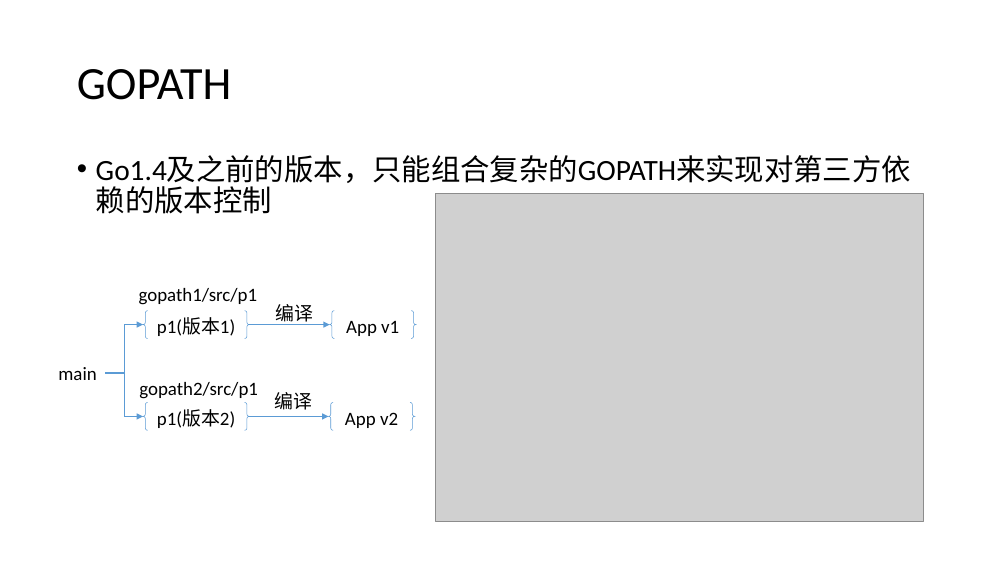
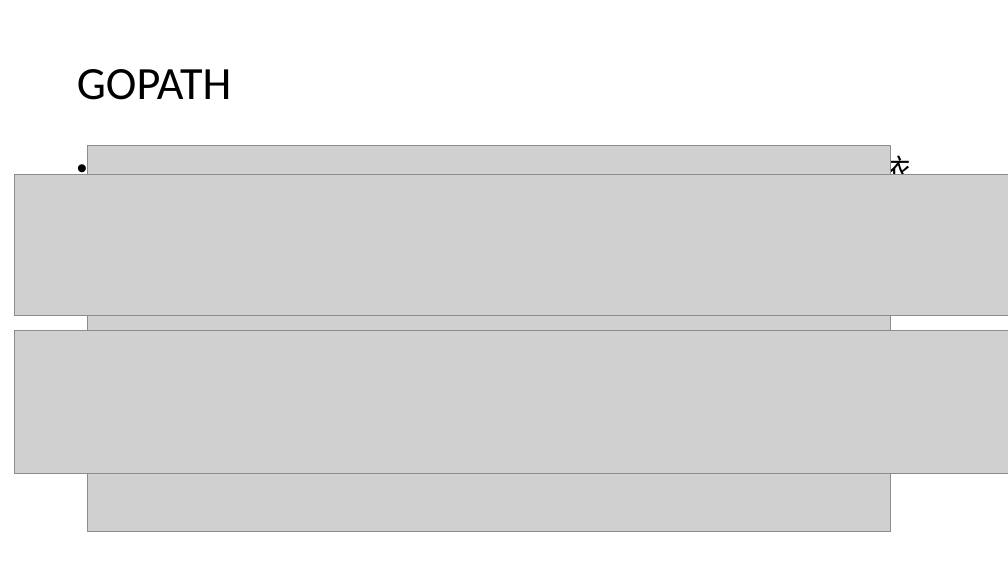
Before and after one commit to yangyuqian/technical-articles, a slide deck: slide 3 of go/series/1.1 依赖管理.pptx. Drawn at 1008x567 pixels with LibreOffice and Linux fonts; fonts in the diff are those of the drawing; grey boxes stand for pictures. Boxes give left, top, right and bottom in pixels: in the first picture for what was removed or moved away, otherwise in the second. Text is boxed around its words. In the diff, an @@ line names an element or a change of style, - is before the commit and + after.

Commit message:
Update slides

```diff
--- a/go/series/1.1 依赖管理.pptx
+++ b/go/series/1.1 依赖管理.pptx
@@ picture added at [87, 145, 891, 532] @@
@@ picture added at [14, 174, 1008, 315] @@
@@ picture removed at [436, 194, 924, 523] @@
@@ text removed at [139, 288, 258, 305] @@
-gopath1/src/p1
@@ elbow arrow removed from (105, 373) to (143, 324) @@
@@ brace pair removed at [143, 311, 250, 339] @@
-p1(版本1)
@@ arrow removed from (250, 324) to (330, 324) @@
@@ text removed at [275, 304, 313, 325] @@
-编译
@@ brace pair removed at [330, 311, 416, 339] @@
-App v1
@@ picture added at [14, 330, 1008, 473] @@
@@ text removed at [58, 367, 96, 380] @@
-main
@@ elbow arrow removed from (105, 373) to (143, 417) @@
@@ text removed at [139, 382, 258, 399] @@
-gopath2/src/p1
@@ brace pair removed at [143, 402, 250, 430] @@
-p1(版本2)
@@ arrow removed from (250, 417) to (328, 417) @@
@@ text removed at [275, 392, 313, 410] @@
-编译
@@ brace pair removed at [328, 402, 414, 430] @@
-App v2
```
Also in this commit, not shown: 1 other slide changed.
